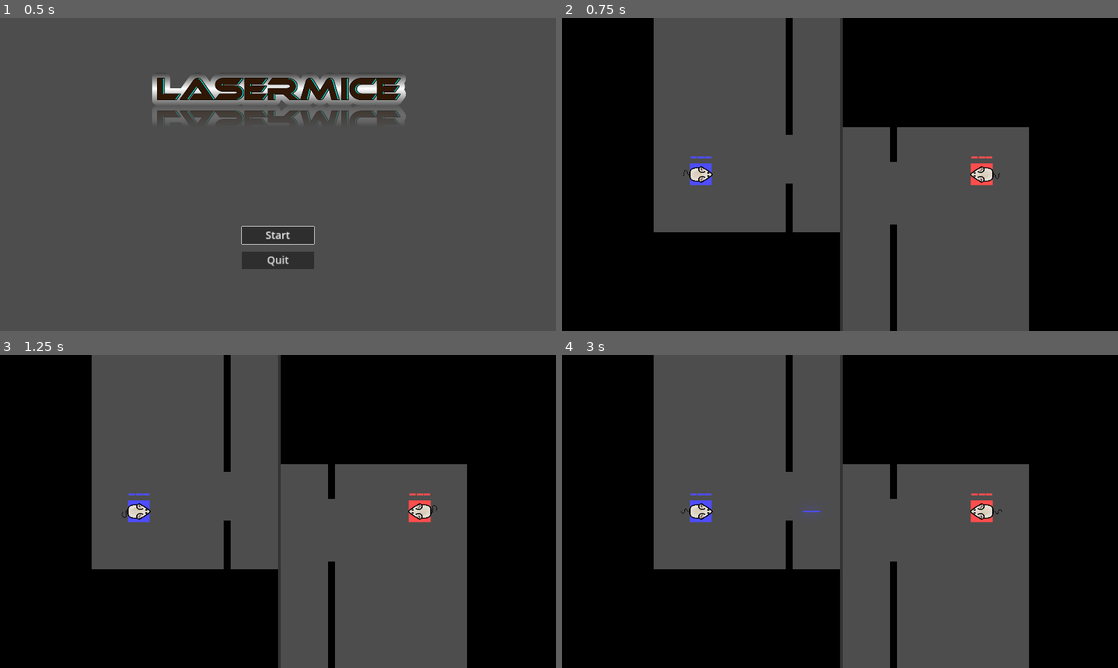
Above: before the commit, frames 1-4 (two rows, left to right).
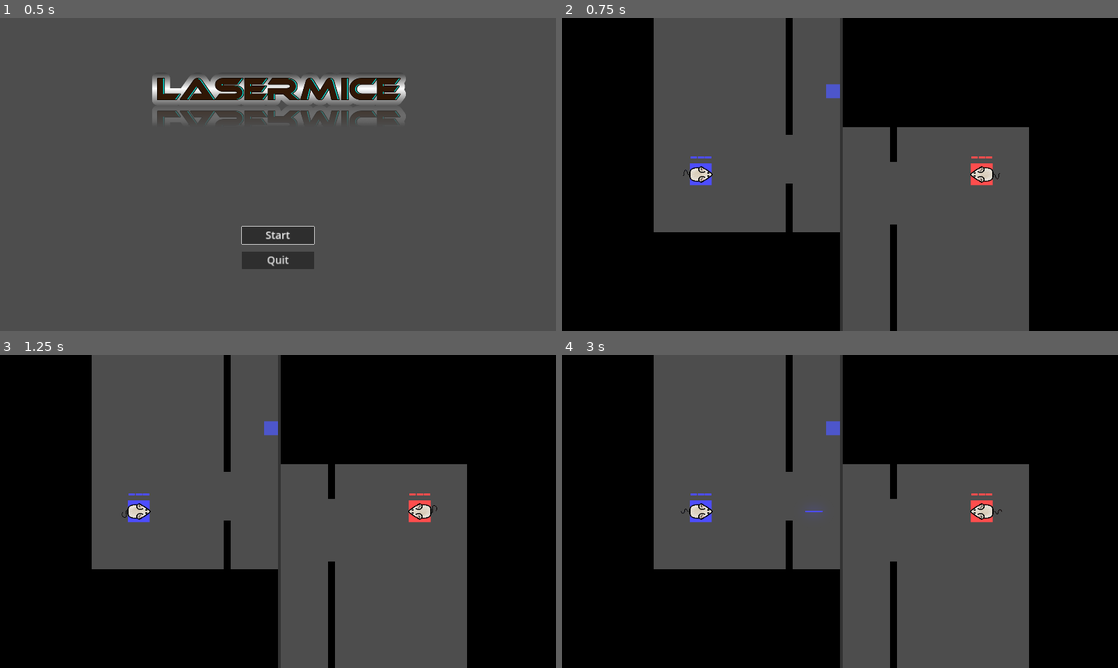
Above: after the commit, the same moments.

Repository: meyegui/laser-mice
Game: Godot game, scene res://scenes/start_screen.tscn
The game is run twice, just before and just after one commit, with the same random seed, the same clock (stepped at 60 frames per second) and the same inputs.
Inputs:
- Up to frame 1 (0.5 s): no input
- Up to frame 2 (0.75 s): click "Start" at 0.5 s
- Up to frame 3 (1.25 s): no input
- Up to frame 4 (3 s): hold Ctrl 1.28-2.03 s; tap Enter at 2 s; tap T at 2.1 s; tap Space at 2.75 s; hold Ctrl from 2.78 s (still down)

Frame 1 is identical in both runs. In frame 2, 0.1% of the frame differs, in the area x 22-79%, y 21-52%; in frame 3, 0.1%; in frame 4, 0.1%, in the area x 21-79%, y 21-51%.

Commit message:
Triple Laser power-up

Diff:
--- a/levels/level_1.tscn
+++ b/levels/level_1.tscn
@@ -1,9 +1,10 @@
-[gd_scene load_steps=7 format=3 uid="uid://d2wkc4ex1mueg"]
+[gd_scene load_steps=8 format=3 uid="uid://d2wkc4ex1mueg"]
 
 [ext_resource type="PackedScene" uid="uid://bdjjpsdtuetdn" path="res://scenes/home.tscn" id="1_5ovhn"]
 [ext_resource type="PackedScene" uid="uid://cyihqhuv8y634" path="res://scenes/laser_mouse.tscn" id="2_hqh60"]
 [ext_resource type="PackedScene" uid="uid://bynpjr18b2led" path="res://scenes/cheese.tscn" id="3_5dcsb"]
 [ext_resource type="Texture2D" uid="uid://dg83j2b27m6jo" path="res://sprites/Tile-Set.png" id="4_twuxl"]
+[ext_resource type="PackedScene" uid="uid://crad2ap0olvfc" path="res://scenes/power_up.tscn" id="5_o74e1"]
 
 [sub_resource type="TileSetAtlasSource" id="TileSetAtlasSource_duf1v"]
 texture = ExtResource("4_twuxl")
@@ -60,3 +61,6 @@
 tile_set = SubResource("TileSet_fjqfe")
 format = 2
 layer_0/tile_data = PackedInt32Array(0, 1, 0, 65536, 1, 0, 131072, 1, 0, 196608, 1, 0, 262144, 1, 0, 327680, 1, 0, 3932 …(125483 unchanged characters)…
+
+[node name="PowerUp" parent="." instance=ExtResource("5_o74e1")]
+position = Vector2(858, 407)
--- a/scenes/laser_mouse.tscn
+++ b/scenes/laser_mouse.tscn
@@ -123,6 +123,7 @@
 scale = Vector2(0.333, 0.333)
 
 [node name="Tail" type="AnimatedSprite2D" parent="Illustration"]
+modulate = Color(0.3, 0.3, 1, 1)
 position = Vector2(0, 39)
 sprite_frames = SubResource("SpriteFrames_85jr1")
 autoplay = "default"
--- /dev/null
+++ b/scenes/power_up.tscn
@@ -0,0 +1,27 @@
+[gd_scene load_steps=3 format=3 uid="uid://crad2ap0olvfc"]
+
+[ext_resource type="Script" path="res://scripts/power_up.gd" id="1_35w8m"]
+
+[sub_resource type="RectangleShape2D" id="RectangleShape2D_ewvlt"]
+size = Vector2(64, 64)
+
+[node name="PowerUp" type="Area2D"]
+script = ExtResource("1_35w8m")
+
+[node name="CollisionShape2D" type="CollisionShape2D" parent="."]
+shape = SubResource("RectangleShape2D_ewvlt")
+
+[node name="Illustration" type="Node2D" parent="."]
+
+[node name="ColorRect" type="ColorRect" parent="Illustration"]
+anchors_preset = 8
+anchor_left = 0.5
+anchor_top = 0.5
+anchor_right = 0.5
+anchor_bottom = 0.5
+offset_left = -32.0
+offset_top = -32.0
+offset_right = 32.0
+offset_bottom = 32.0
+grow_horizontal = 2
+grow_vertical = 2
--- a/scripts/laser_beam.gd
+++ b/scripts/laser_beam.gd
@@ -1,29 +1,31 @@
 class_name LaserBeam
 extends Area2D
+
+const SCENE: PackedScene = preload ("res://scenes/laser_beam.tscn")
 
 const SPEED := 40
 const POWER := 1
 
-var emitter: String
-var direction: Vector2
+var _emitter: String
+var _direction: Vector2
 
-@onready var timer: Timer = $Timer
+@onready var _timer: Timer = $Timer
 
 func _ready() -> void:
 	name = "LaserBeam"
 
 	# Connect signals
-	body_entered.connect(on_body_entered)
-	timer.timeout.connect(on_timer_timeout)
+	body_entered.connect(_on_body_entered)
+	_timer.timeout.connect(_on_timer_timeout)
 
-	# Set movement direction
+	# Set movement _direction
 	var orientation := rotation - deg_to_rad(90)
-	direction = Vector2(cos(orientation), sin(orientation))
+	_direction = Vector2(cos(orientation), sin(orientation))
 
 func _physics_process(_delta: float) -> void:
-	position += direction * SPEED
+	position += _direction * SPEED
 
-func on_body_entered(body: Node2D) -> void:
+func _on_body_entered(body: Node2D) -> void:
 	if body is TileMap:
 		queue_free()
 		return
@@ -32,13 +34,27 @@
 		return
 
 	# Mice can't hurt themselves
-	if body.name == emitter:
+	if body.name == _emitter:
 		return
 
-	body.hurt(emitter, self.name, POWER)
+	body.hurt(_emitter, self.name, POWER)
 
-	timer.stop()
+	_timer.stop()
 	queue_free()
 
-func on_timer_timeout() -> void:
+func _on_timer_timeout() -> void:
 	queue_free()
+
+static func make(
+	p_emitter: String,
+	p_modulate: Color,
+	p_position: Vector2,
+	p_rotation: float
+) -> LaserBeam:
+	var pew_pew: LaserBeam = SCENE.instantiate()
+	pew_pew._emitter = p_emitter
+	pew_pew.modulate = p_modulate # match mouse color
+	pew_pew.global_position = p_position
+	pew_pew.rotation = p_rotation
+
+	return pew_pew
--- a/scripts/laser_mouse.gd
+++ b/scripts/laser_mouse.gd
@@ -6,6 +6,7 @@
 const SHOOT_RATE: int = 150 # milliseconds
 const DAMAGE_THRESHOLD: int = 1500 # milliseconds
 const DYING_SPEED: float = 4.0
+const TRIPLE_LASER_ANGLE: float = deg_to_rad(15)
 
 @export var player_id: int = 0
 
@@ -30,13 +31,16 @@
 
 var last_shot: int = -SHOOT_RATE
 var last_hurt: int = -DAMAGE_THRESHOLD
+
+var _abilities: Dictionary = {
+	"TRIPLE_LASER": false,
+}
 
 @onready var illustration: Node2D = $Illustration
 @onready var laser_source: Node2D = $LaserSource
 @onready var hp: Node2D = $HP
 @onready var animation: AnimationPlayer = $AnimationPlayer
 @onready var pew_sound_player: AudioStreamPlayer = $PewSoundPlayer
-@onready var laser_beam: PackedScene = load("res://scenes/laser_beam.tscn")
 
 func _ready() -> void:
 	if not Engine.is_editor_hint():
@@ -52,6 +56,7 @@
 	var color := Common.get_color(player_id)
 
 	hp.modulate = color
+	illustration.get_node("Tail").modulate = color
 	laser_source.modulate = color
 
 func _physics_process(delta: float) -> void:
@@ -118,13 +123,31 @@
 	pew_sound_player.play()
 
 	# Instantiate laser beam
-	var pew_pew: LaserBeam = laser_beam.instantiate()
-	pew_pew.emitter = self.name
-	pew_pew.modulate = laser_source.modulate # match mouse color
-	pew_pew.global_position = laser_source.global_position
-	pew_pew.rotation = rotation
+	last_shot = now
+	var pew_pew: LaserBeam = LaserBeam.make(
+		name,
+		laser_source.modulate,
+		global_position,
+		rotation
+	)
 	Common.level.add_child(pew_pew)
-	last_shot = now
+
+	if _abilities["TRIPLE_LASER"]:
+		pew_pew = LaserBeam.make(
+			name,
+			laser_source.modulate,
+			global_position,
+			rotation - TRIPLE_LASER_ANGLE
+		)
+		Common.level.add_child(pew_pew)
+
+		pew_pew = LaserBeam.make(
+			name,
+			laser_source.modulate,
+			global_position,
+			rotation + TRIPLE_LASER_ANGLE
+		)
+		Common.level.add_child(pew_pew)
 
 func hurt(attacker: String, weapon: String, power: int) -> void:
 	var now := Time.get_ticks_msec()
@@ -171,6 +194,12 @@
 		global_rotation = spawn_rotation
 		health = 3
 		scale = Vector2(1, 1)
+
+func grant_ability(ability: String) -> void:
+	_abilities[ability] = true
+
+func revoke_ability(ability: String) -> void:
+	_abilities[ability] = false
 
 @warning_ignore("shadowed_variable", "shadowed_variable_base_class")
 static func spawn(
--- /dev/null
+++ b/scripts/power_up.gd
@@ -0,0 +1,15 @@
+extends Area2D
+
+func _ready() -> void:
+	modulate.r = randf()
+	modulate.g = randf()
+	modulate.b = randf()
+
+	body_entered.connect(_on_body_entered)
+
+func _on_body_entered(body: Node2D) -> void:
+	if not body is LaserMouse:
+		return
+
+	body.grant_ability("TRIPLE_LASER")
+	queue_free()
